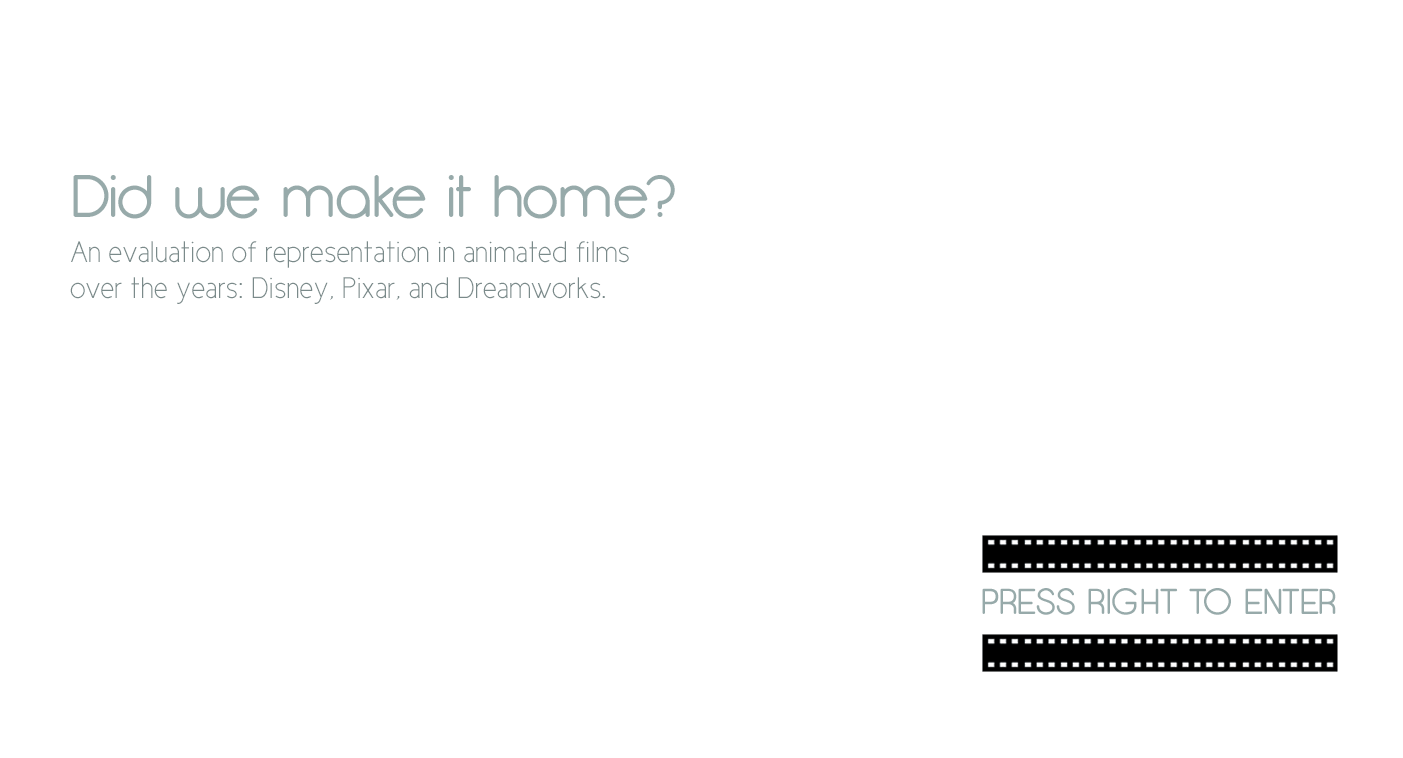
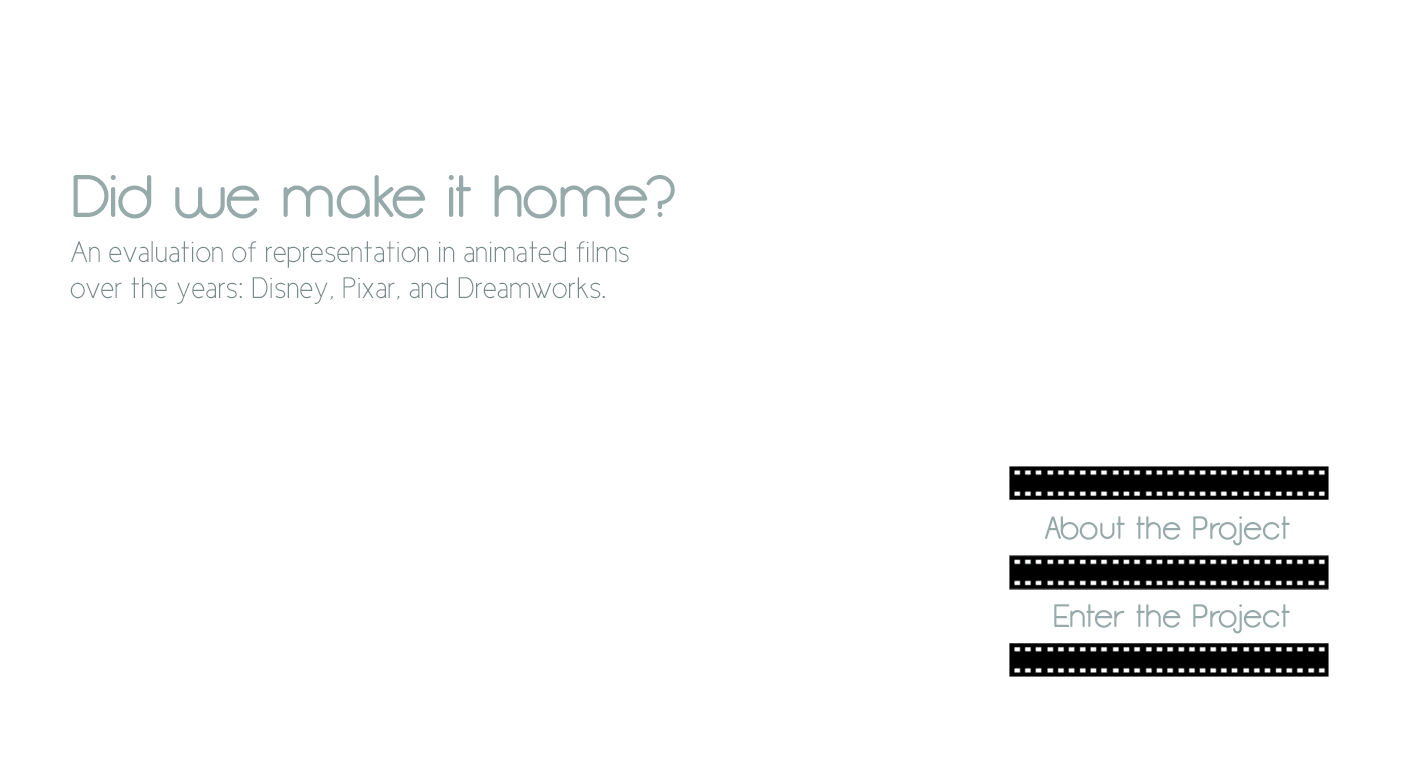
Comparing the layer stacks of the two 1403 x 758 images. Changes:
added layer "About the Project" above "Rectangle 2 copy 11" over (1045, 516, 1290, 546)
added layer "Rectangle 2 copy 11" above "Rectangle 2 copy 10" over (1009, 466, 1329, 500)
painted on "Rectangle 2 copy 10" over (982, 535, 1338, 590)
painted on "Rectangle 2 copy 9" over (982, 634, 1338, 677)
renamed "PRESS RIGHT TO ENTER" to "Enter the Project", painted on it over (982, 588, 1336, 634)
